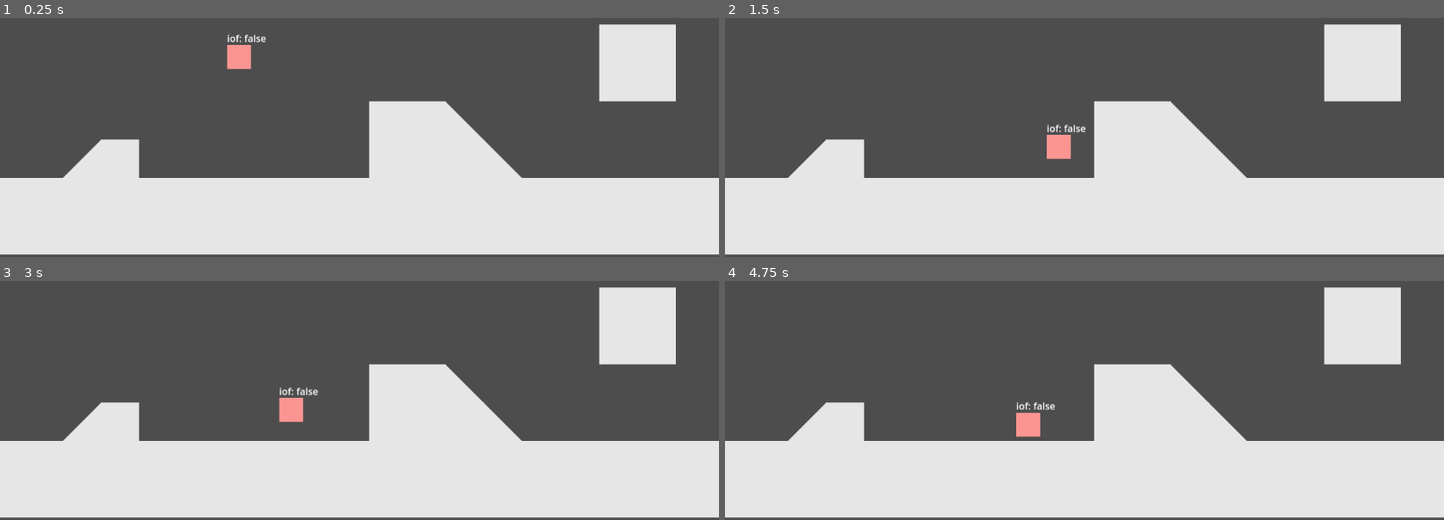
Above: before the commit, frames 1-4 (two rows, left to right).
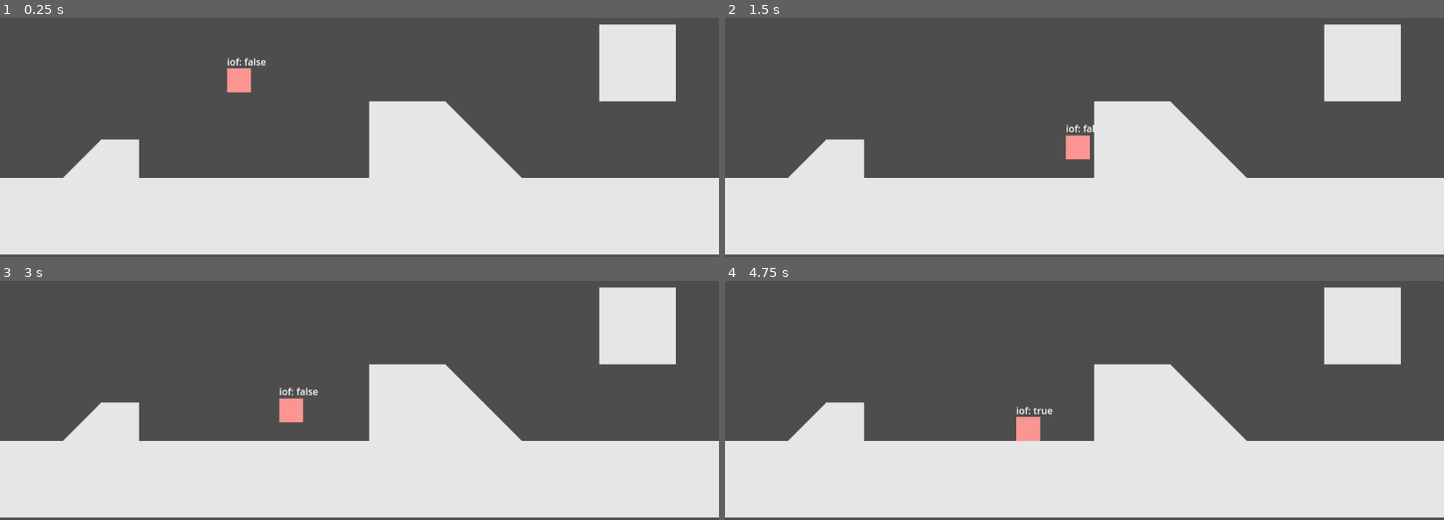
Above: after the commit, the same moments.

Repository: TruPotato/december-jam
Game: Godot game, scene res://Scenes/Maps/test_map.tscn
Same seed, same stepped clock (60 frames per second), same inputs: the game is played once before the commit and once after it.
Inputs:
- Up to frame 1 (0.25 s): no input
- Up to frame 2 (1.5 s): hold Right (move_right) from 0.53 s (still down); tap Z (accept) at 0.6, 1.35 s; tap Up (move_up) at 0.77 s
- Up to frame 3 (3 s): tap Up (move_up) at 1.52 s; release Right (move_right) at 2.03 s; hold Left (move_left) 2.03-2.78 s; tap Z (accept) at 2.1, 2.85 s; hold Right (move_right) from 2.78 s (still down)
- Up to frame 4 (4.75 s): tap Up (move_up) at 3.02, 3.77, 4.52 s; tap Z (accept) at 3.6, 4.35 s; release Right (move_right) at 4.28 s; hold Left (move_left) from 4.28 s (still down)

The runs differ from the first frame. In frame 1, 0.8% of the frame differs, in the area x 31-37%, y 6-32%; in frame 2, 0.7%; in frame 3, less than 0.1%; in frame 4, 0.3%.

Commit message:
Added increased gravity on fall

Diff:
--- a/Scripts/Gameplay/basic_player_movement.gd
+++ b/Scripts/Gameplay/basic_player_movement.gd
@@ -1,8 +1,9 @@
 extends CharacterBody2D
 
 const GRAVITY = 9.8
+const GRAVITY_MULT = 3;
 const H_SPEED = 200.0
-const AIR_CONTROL = 10;
+const AIR_CONTROL = 20;
 const JUMP_VELOCITY = 500.0
 
 enum {
@@ -64,17 +65,24 @@
 		if velocity.x < 0:
 			velocity.x -= clamp(0 - AIR_CONTROL, -10, 0);
 
-	# Apply gravity
-	velocity.y += GRAVITY;
-	if coyote_time > 0:
-		coyote_time -= 1;
+	# Apply gravity stronger if we are falling
+	if velocity.y < 0:
+		velocity.y += GRAVITY;
+	else:
+		velocity.y += GRAVITY * GRAVITY_MULT;
 
+	# If we have already jumped, make releasing the button set velocity to something low
+	# If we have not, give the player an airborne jump
 	if !jumped:
 		if Input.is_action_just_released("jump") and velocity.y < 0:
 			velocity.y = -10.0;
 			jumped = true;
 		if Input.is_action_just_pressed("jump") and coyote_time > 0:
 			jump();
+
+	# Decrease coyote time if we have not run out
+	if coyote_time > 0:
+		coyote_time -= 1;
 
 	if is_on_floor():
 		state = GROUNDED
